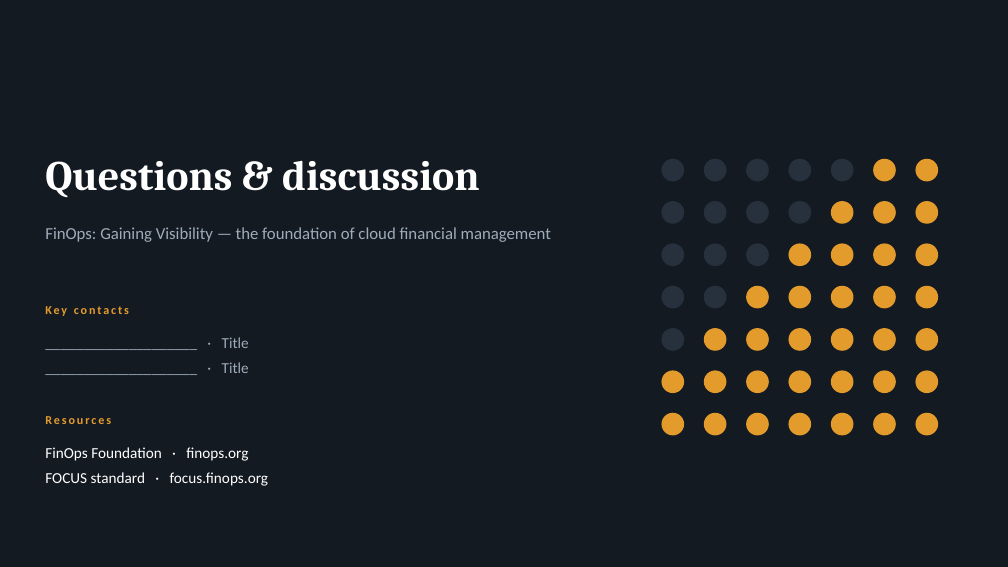
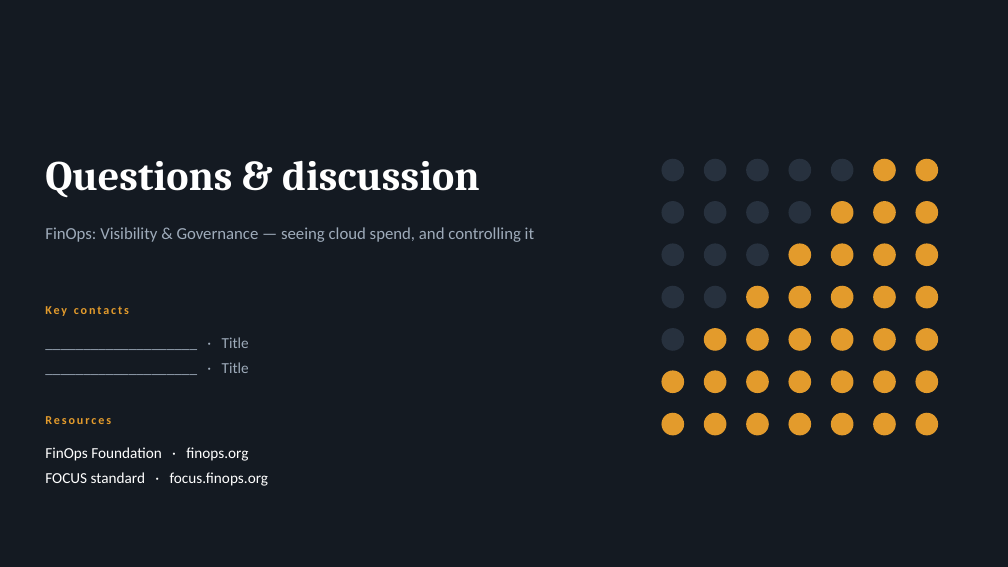
Before and after one commit to arielga5-code/Finops, a slide deck: slide 21 of presentations/finops-gaining-visibility-cfo.pptx (slide 15 before the commit). Drawn at 1008x567 pixels with LibreOffice and Linux fonts; fonts in the diff are those of the drawing. Boxes give left, top, right and bottom in pixels: in the first picture for what was removed or moved away, otherwise in the second. Text is boxed around its words. In the diff, an @@ line names an element or a change of style, - is before the commit and + after.

```diff
--- a/presentations/finops-gaining-visibility-cfo.pptx
+++ b/presentations/finops-gaining-visibility-cfo.pptx
@@ text at (45, 227, 534, 242): text changed @@
-FinOps: Gaining Visibility — the foundation of cloud financial management
+FinOps: Visibility & Governance — seeing cloud spend, and controlling it
```
Also in this commit, not shown: 2 other slides changed, 6 slides added, 9 other files.
